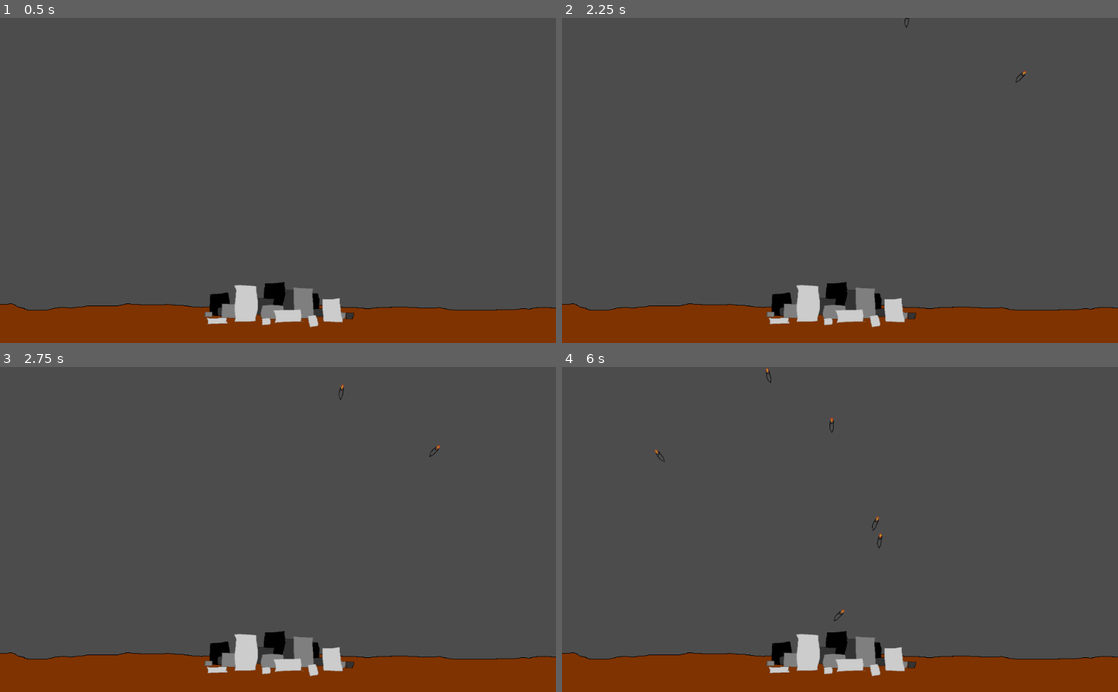
Above: before the commit, frames 1-4 (two rows, left to right).
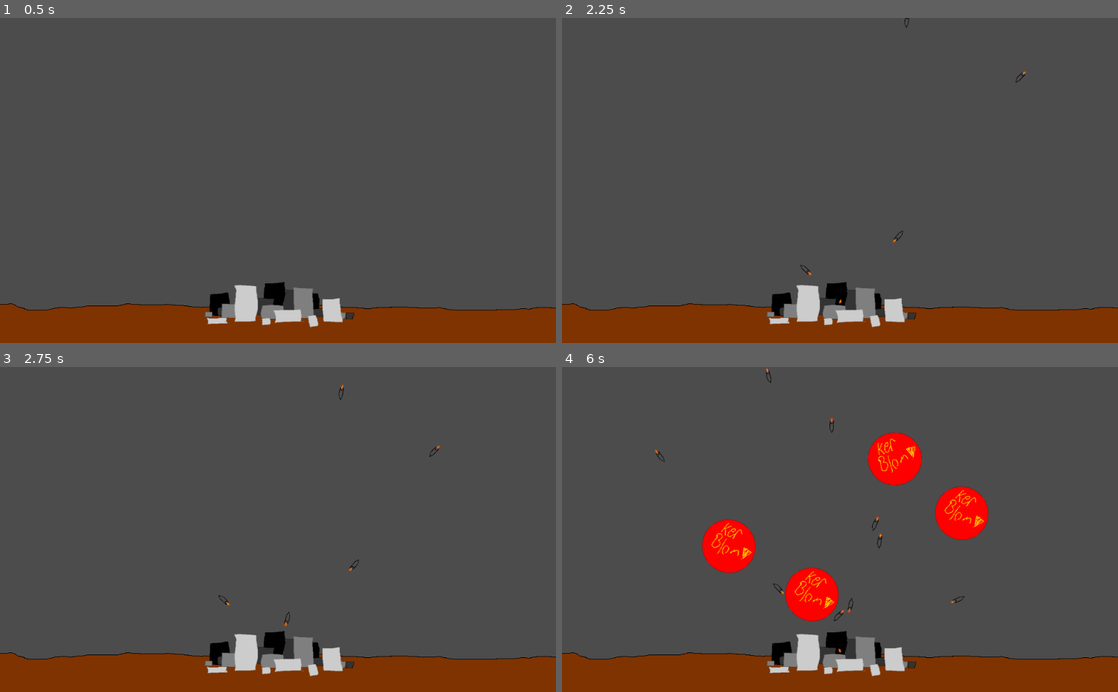
Above: after the commit, the same moments.

Repository: aJns/godot_missile_defence
Game: Godot game, scene res://MissileDefense.tscn
Same seed, same stepped clock (60 frames per second), same inputs: the game is played once before the commit and once after it.
Inputs (mouse positions are in pixels of both pictures, inside the frame that each line leads up to):
- Up to frame 1 (0.5 s): no input
- Up to frame 2 (2.25 s): tap Enter at 0.5 s; move the mouse to (962, 164) at 0.52 s; click (962, 164) at 0.6 s; tap Space at 1.25 s; move the mouse to (728, 196) at 1.27 s; click (728, 196) at 1.35 s; move the mouse to (895, 109) at 2.02 s; click (895, 109) at 2.1 s
- Up to frame 3 (2.75 s): no input
- Up to frame 4 (6 s): move the mouse to (812, 594) at 2.77 s; click (812, 594) at 2.85 s; move the mouse to (1006, 578) at 3.52 s; click (1006, 578) at 3.6 s; move the mouse to (673, 480) at 4.27 s; click (673, 480) at 4.35 s; move the mouse to (867, 529) at 5.02 s; click (867, 529) at 5.1 s; move the mouse to (756, 448) at 5.77 s; click (756, 448) at 5.85 s

Frame 1 is identical in both runs. In frame 2, less than 0.1% of the frame differs, in the area x 42-62%, y 65-89%; in frame 3, less than 0.1%; in frame 4, 5.0%, in the area x 25-77%, y 20-89%.

Commit message:
Add ability for the player to shoot missiles
Very simple ATM tho. Maybe show missile target? Limit shooting interval
and make maybe like a reloading magazine/buffer of missiles etc

Diff:
--- /dev/null
+++ b/DefenseMissileLauncher.gd
@@ -0,0 +1,24 @@
+extends Node2D
+
+# Declare member variables here. Examples:
+# var a = 2
+# var b = "text"
+
+const missile_speed = 100
+var missile_scene = preload("res://Projectile.tscn")
+
+# Called when the node enters the scene tree for the first time.
+func _ready():
+	pass # Replace with function body.
+
+# Called every frame. 'delta' is the elapsed time since the previous frame.
+func _process(delta):
+	if Input.is_action_just_pressed("game_missile_shoot"):
+		var target = get_viewport().get_mouse_position()
+		var msl = missile_scene.instance()
+
+		msl.position = self.position
+		var flight_dir = msl.position.direction_to(target)
+		msl.init(flight_dir, 100, target)
+		get_node("/root").add_child(msl) # For some reason if add as child to missile_defense to missile is invisible
+		# TODO: find out why ^^
--- /dev/null
+++ b/DefenseMissileLauncher.tscn
@@ -0,0 +1,6 @@
+[gd_scene load_steps=2 format=2]
+
+[ext_resource path="res://DefenseMissileLauncher.gd" type="Script" id=1]
+
+[node name="DefenseMissileLauncher" type="Node2D"]
+script = ExtResource( 1 )
--- a/MissileDefense.tscn
+++ b/MissileDefense.tscn
@@ -1,8 +1,9 @@
-[gd_scene load_steps=4 format=2]
+[gd_scene load_steps=5 format=2]
 
 [ext_resource path="res://MissileSpawner.tscn" type="PackedScene" id=1]
 [ext_resource path="res://Ground.tscn" type="PackedScene" id=2]
 [ext_resource path="res://City.tscn" type="PackedScene" id=3]
+[ext_resource path="res://DefenseMissileLauncher.tscn" type="PackedScene" id=4]
 
 [node name="SceneRoot" type="Node2D"]
 
@@ -14,3 +15,6 @@
 [node name="City" parent="." instance=ExtResource( 3 )]
 position = Vector2( 512, 525 )
 scale = Vector2( 0.75, 0.5 )
+
+[node name="DefenseMissileLauncher" parent="." instance=ExtResource( 4 )]
+position = Vector2( 512, 525 )
--- a/MissileSpawner.gd
+++ b/MissileSpawner.gd
@@ -59,5 +59,5 @@
 	var flight_dir = node.position.direction_to(target)
 
 	var speed = rng.randf_range(AVG_MISSILE_SPEED-MSL_SPEED_VAR, AVG_MISSILE_SPEED+MSL_SPEED_VAR)
-	node.init(flight_dir, speed)
+	node.init(flight_dir, speed, Vector2(9999, 9999))
 	add_child(node)
--- a/Projectile.gd
+++ b/Projectile.gd
@@ -3,6 +3,9 @@
 class_name Projectile
 
 var velocity: Vector2
+
+var speed: float
+var target: Vector2
 
 const MAX_DST_ORIG = 10000
 const GROUND_LEVEL = 550
@@ -15,8 +18,10 @@
 	pass
 
 
-func init(flight_direction: Vector2, speed: float):
+func init(flight_direction: Vector2, speed: float, target: Vector2):
+	self.speed = speed
 	self.velocity = flight_direction.normalized()*speed
+	self.target = target
 
 
 func explode():
@@ -34,6 +39,9 @@
 	if self.position.y > GROUND_LEVEL:
 		explode()
 
+	if self.position.distance_to(target) < max(speed*delta, 1):
+		explode()
+
 
 func move(delta):
 	self.translate(delta*velocity)
--- a/project.godot
+++ b/project.godot
@@ -24,6 +24,14 @@
 run/main_scene="res://MissileDefense.tscn"
 config/icon="res://icon.png"
 
+[input]
+
+game_missile_shoot={
+"deadzone": 0.5,
+"events": [ Object(InputEventMouseButton,"resource_local_to_scene":false,"resource_name":"","device":0,"alt":false,"shift":false,"control":false,"meta":false,"command":false,"button_mask":0,"position":Vector2( 0, 0 ),"global_position":Vector2( 0, 0 ),"factor":1.0,"button_index":1,"pressed":false,"doubleclick":false,"script":null)
+ ]
+}
+
 [rendering]
 
 quality/driver/driver_name="GLES2"
Not shown, changed: README.md
